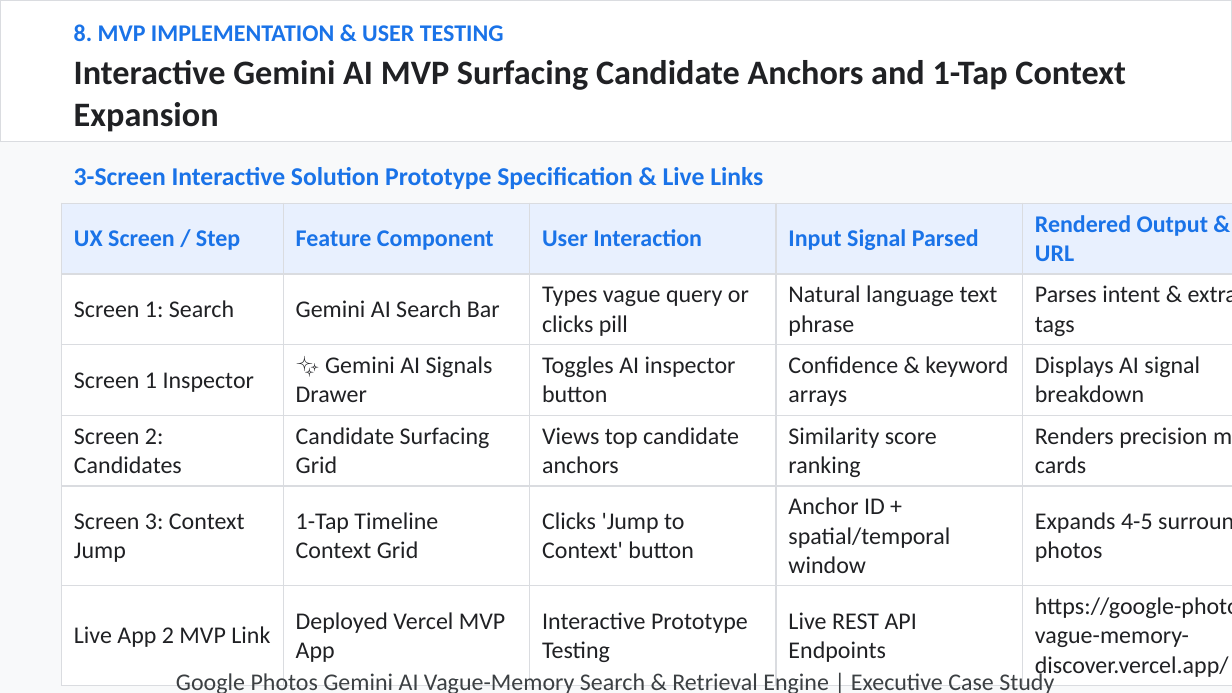
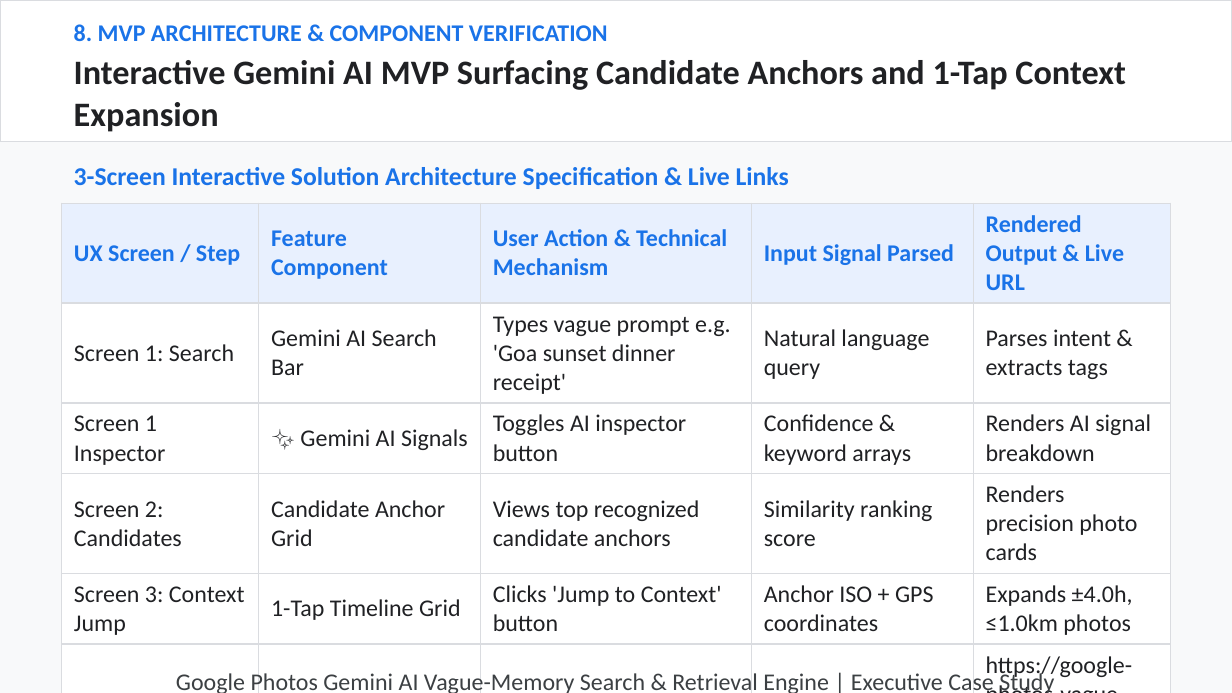
Before and after one commit to hatakekakashi05/google-photos-vague-memory-, a slide deck: slide 8 of output/NL_GooglePhotos.pptx. Drawn at 1232x693 pixels with LibreOffice and Linux fonts; fonts in the diff are those of the drawing. Boxes give left, top, right and bottom in pixels: in the first picture for what was removed or moved away, otherwise in the second. Text is boxed around its words. In the diff, an @@ line names an element or a change of style, - is before the commit and + after.

```diff
--- a/output/NL_GooglePhotos.pptx
+++ b/output/NL_GooglePhotos.pptx
@@ text at (74, 24, 608, 41): text changed @@
-8. MVP IMPLEMENTATION & USER TESTING
+8. MVP ARCHITECTURE & COMPONENT VERIFICATION
@@ text at (74, 167, 789, 189): text changed @@
-3-Screen Interactive Solution Prototype Specification & Live Links
+3-Screen Interactive Solution Architecture Specification & Live Links
@@ table at (62, 203, 1170, 683) @@
-row 1, column 3: User Interaction
+row 1, column 3: User Action & Technical Mechanism
-row 2, column 3: Types vague query or clicks pill
+row 2, column 3: Types vague prompt e.g. 'Goa sunset dinner receipt'
-row 2, column 4: Natural language text phrase
+row 2, column 4: Natural language query
-row 3, column 2: ✨ Gemini AI Signals Drawer
+row 3, column 2: ✨ Gemini AI Signals
-row 3, column 5: Displays AI signal breakdown
+row 3, column 5: Renders AI signal breakdown
-row 4: Screen 2: Candidates | Candidate Surfacing Grid | Views top candidate anchors | Similarity score ranking | Renders precision media cards
+row 4: Screen 2: Candidates | Candidate Anchor Grid | Views top recognized candidate anchors | Similarity ranking score | Renders precision photo cards
-row 5: Screen 3: Context Jump | 1-Tap Timeline Context Grid | Clicks 'Jump to Context' button | Anchor ID + spatial/temporal window | Expands 4-5 surrounding photos
+row 5: Screen 3: Context Jump | 1-Tap Timeline Grid | Clicks 'Jump to Context' button | Anchor ISO + GPS coordinates | Expands ±4.0h, ≤1.0km photos
-row 6, column 2: Deployed Vercel MVP App
+row 6, column 2: Deployed Vercel MVP
-row 6, column 3: Interactive Prototype Testing
+row 6, column 3: Interactive End-to-End Prototype
@@ table: place and size @@
-table at (62, 203, 1232, 683)
+table at (62, 203, 1170, 683)
```
Also in this commit, not shown: 9 other slides changed, 2 other files.
